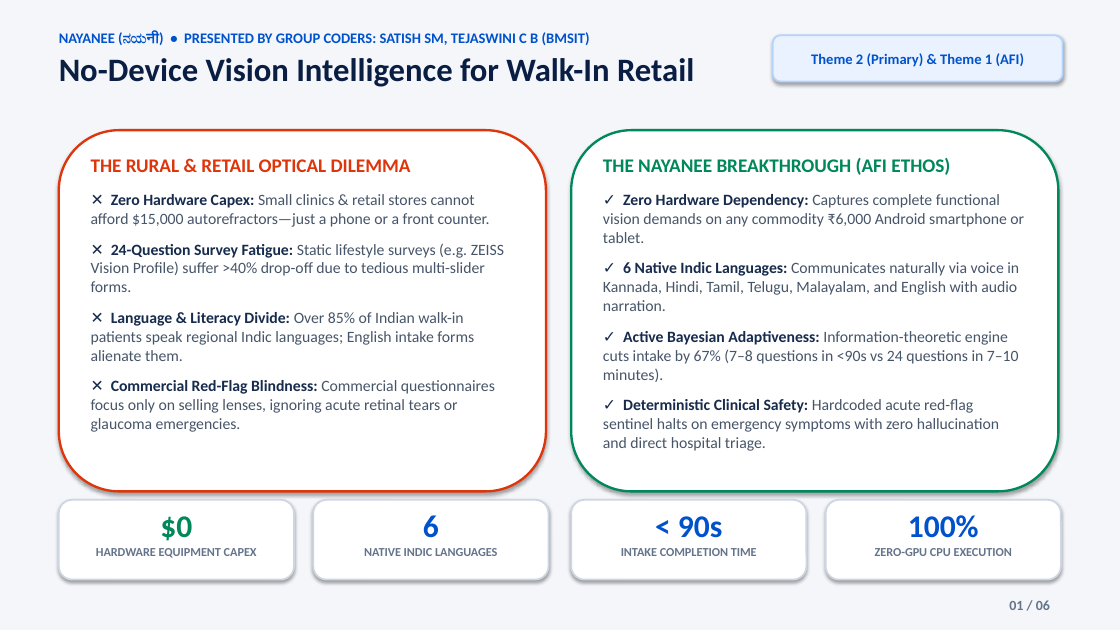
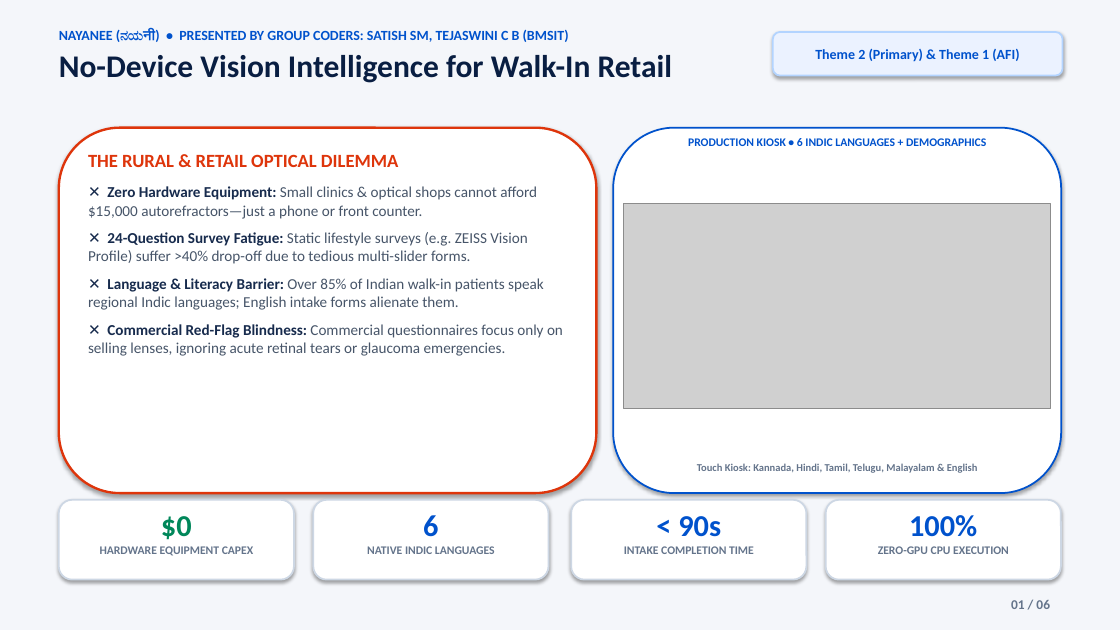
Before and after one commit to Satish8460/Nayanee, a slide deck: slide 1 of docs/Nayanee_Final_Presentation_Coders_6_Slides.pptx. Drawn at 1120x630 pixels with LibreOffice and Linux fonts; fonts in the diff are those of the drawing; grey boxes stand for pictures. Boxes give left, top, right and bottom in pixels: in the first picture for what was removed or moved away, otherwise in the second. Text is boxed around its words. In the diff, an @@ line names an element or a change of style, - is before the commit and + after.

Commit message:
feat(presentation): embed all 8 real production screenshots across 6-slide light presentation deck

```diff
--- a/docs/Nayanee_Final_Presentation_Coders_6_Slides.pptx
+++ b/docs/Nayanee_Final_Presentation_Coders_6_Slides.pptx
@@ text "NAYANEE (ನಯनी) • PRESENTED BY ..." at <box>59,30,673,83</box>: size 12.5 to 12 pt in "NAYANEE (ನಯनी) • PRESENTED BY GROUP CODERS: ..."; size 28 to 27 pt in "No-Device Vision Intelligence for Walk-In Retail" @@
@@ rounded rectangle "Theme 2 (Primary) & Theme ...": place and size @@
-rounded rectangle "Theme 2 (Primary) & Theme ..." at <box>773,35,1063,82</box>
+rounded rectangle "Theme 2 (Primary) & Theme ..." at <box>773,32,1063,76</box>
@@ rounded rectangle "Theme 2 (Primary) & Theme ..." at <box>773,32,1063,76</box>: size 12.5 to 12 pt @@
@@ rounded rectangle: place and size @@
-rounded rectangle at <box>59,130,546,492</box>
+rounded rectangle at <box>59,128,597,493</box>
@@ rounded rectangle: place and size @@
-rounded rectangle at <box>571,130,1059,492</box>
+rounded rectangle at <box>613,128,1061,493</box>
@@ rounded rectangle at <box>613,128,1061,493</box>: outline #00875A 2 pt to #0052CC 1.5 pt @@
@@ text added at <box>688,138,986,146</box>, 10 pt, text #0052CC, bold @@
+PRODUCTION KIOSK • 6 INDIC LANGUAGES + DEMOGRAPHICS
@@ text at <box>88,154,563,356</box>: size 16.5 to 16 pt in "THE RURAL & RETAIL OPTICAL DILEMMA"; size 13.5 to 13 pt in "✕ 24-Question Survey Fatigue: Static lifestyle surveys ...", "✕ Commercial Red-Flag Blindness: Commercial questionnaires f ..."; less space between paragraphs @@
@@ text removed at <box>603,158,1024,451</box> @@
-THE NAYANEE BREAKTHROUGH (AFI ETHOS)
-✓ Zero Hardware Dependency: Captures complete functional vision demands on any commodity ₹6,000 Android smartphone or tablet.
-✓ 6 Native Indic Languages: Communicates naturally via voice in Kannada, Hindi, Tamil, Telugu, Malayalam, and English with audio narration.
-✓ Active Bayesian Adaptiveness: Information-theoretic engine cuts intake by 67% (7–8 questions in <90s vs 24 questions in 7–10 minutes).
-✓ Deterministic Clinical Safety: Hardcoded acute red-flag sentinel halts on emergency symptoms with zero hallucination and direct hospital triage.
@@ text at <box>88,186,537,219</box>: text changed; size 13.5 to 13 pt @@
-✕ Zero Hardware Capex: Small clinics & retail stores cannot afford $15,000 autorefractors—just a phone or a front counter.
+✕ Zero Hardware Equipment: Small clinics & optical shops cannot afford $15,000 autorefractors—just a phone or front counter.
@@ picture added at <box>623,203,1050,408</box> @@
@@ text at <box>88,278,544,310</box>: text changed; size 13.5 to 13 pt @@
-✕ Language & Literacy Divide: Over 85% of Indian walk-in patients speak regional Indic languages; English intake forms alienate them.
+✕ Language & Literacy Barrier: Over 85% of Indian walk-in patients speak regional Indic languages; English intake forms alienate them.
@@ text added at <box>697,463,978,473</box>, 9 pt, text #64748B, bold @@
+Touch Kiosk: Kannada, Hindi, Tamil, Telugu, Malayalam & English
@@ text "$0" at <box>100,516,253,556</box>: size 27 to 26 pt in "$0"; size 10.5 to 10 pt @@
@@ text "6" at <box>367,515,495,554</box>: size 27 to 26 pt in "6"; size 10.5 to 10 pt @@
@@ text "< 90s" at <box>624,516,754,554</box>: size 27 to 26 pt in "< 90s"; size 10.5 to 10 pt in "INTAKE COMPLETION TIME" @@
@@ text "100%" at <box>878,515,1009,554</box>: size 27 to 26 pt in "100%"; size 10.5 to 10 pt in "ZERO-GPU CPU EXECUTION" @@
@@ text "01 / 06" at <box>1011,600,1050,609</box>: size 12 to 11.5 pt @@
```
Also in this commit, not shown: 5 other slides changed, 11 other files.
